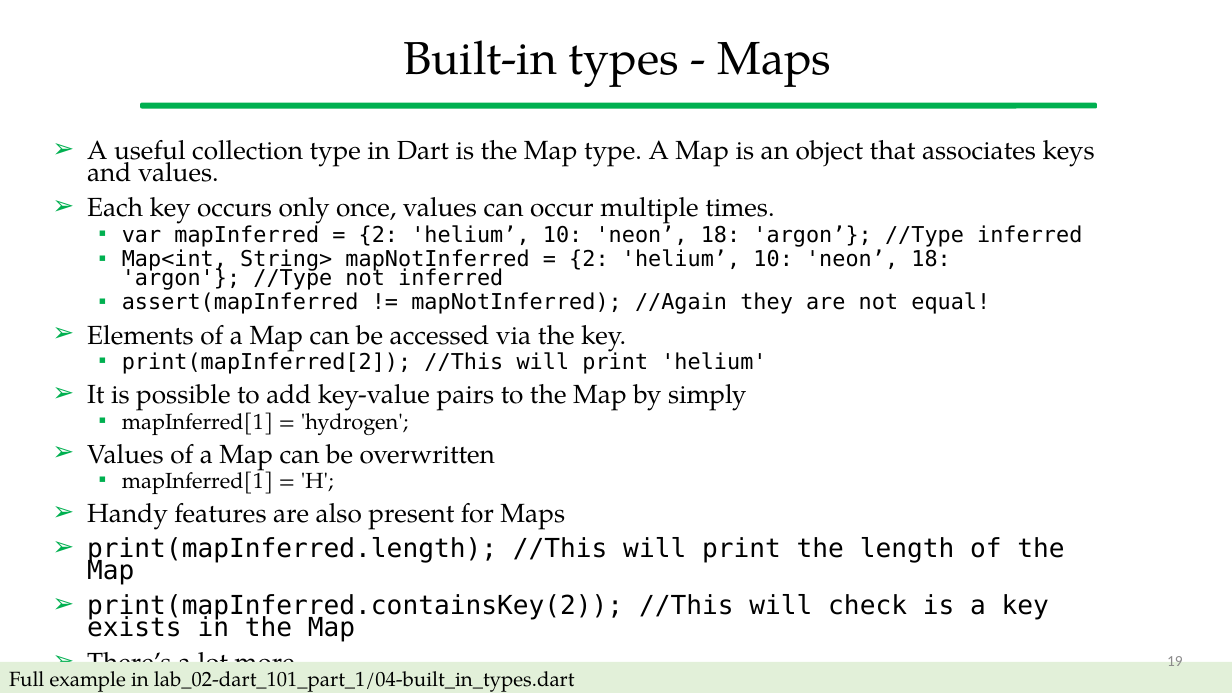
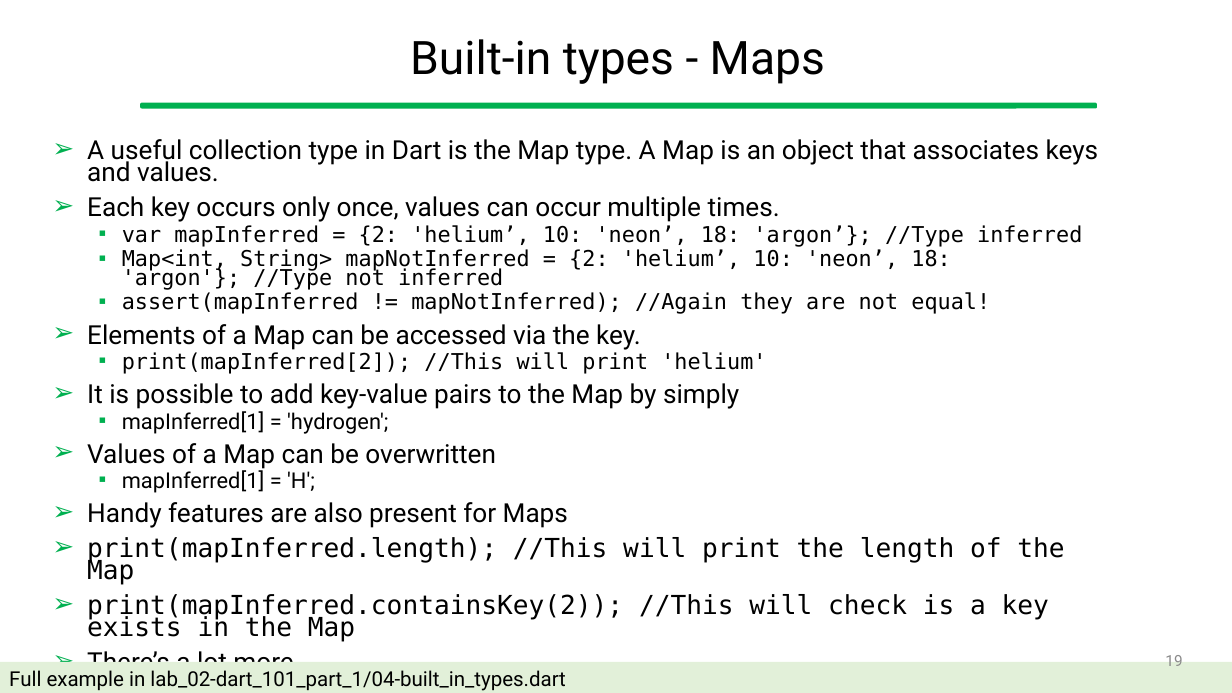
Before and after one commit to gcappon/bwthw, a slide deck: slide 19 of lab_02-dart_101_part_1/lab_02-dart_101_part_1.pptx. Drawn at 1232x693 pixels with LibreOffice and Linux fonts; fonts in the diff are those of the drawing. Boxes give left, top, right and bottom in pixels: in the first picture for what was removed or moved away, otherwise in the second. Text is boxed around its words. In the diff, an @@ line names an element or a change of style, - is before the commit and + after.

```diff
--- a/lab_02-dart_101_part_1/lab_02-dart_101_part_1.pptx
+++ b/lab_02-dart_101_part_1/lab_02-dart_101_part_1.pptx
@@ title "Built-in types - Maps" at (410, 39, 825, 84): font TeX Gyre Pagella to Roboto @@
@@ text at (87, 139, 1099, 677): font TeX Gyre Pagella to Roboto in "A useful collection type in Dart is ...", "Each key occurs only once, values can ...", "Elements of a Map can be accessed ...", "It is possible to add key-value pairs ..." and 5 more places @@
@@ page number at (1165, 655, 1182, 666): font Calibri to Roboto @@
@@ rectangle "Full example in lab_02-dart_101_part_1/04-built_in_types.dar ..." at (0, 662, 1232, 693): font TeX Gyre Pagella to Roboto @@
```
Also in this commit, not shown: 49 other slides changed, 3 other files.
